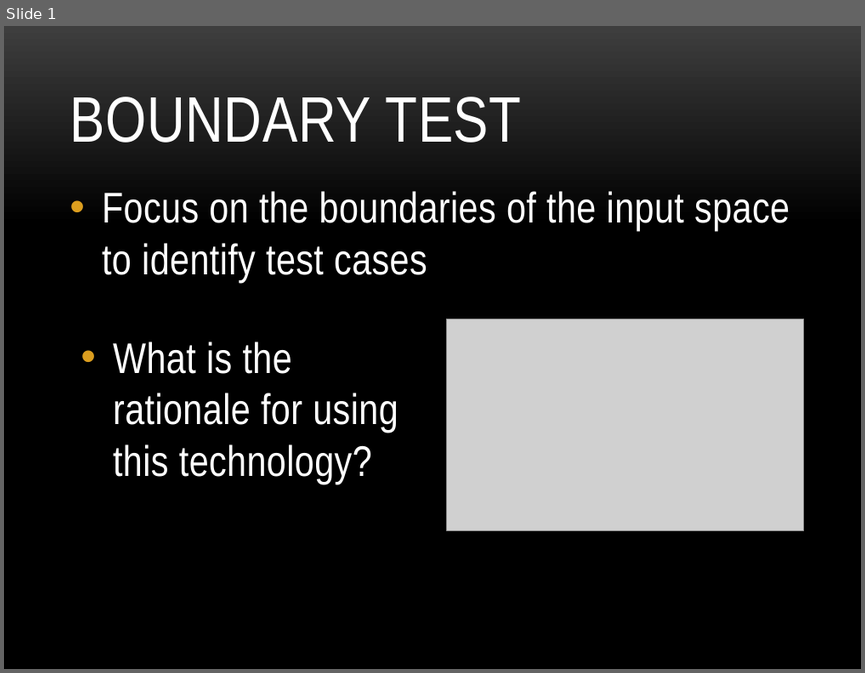
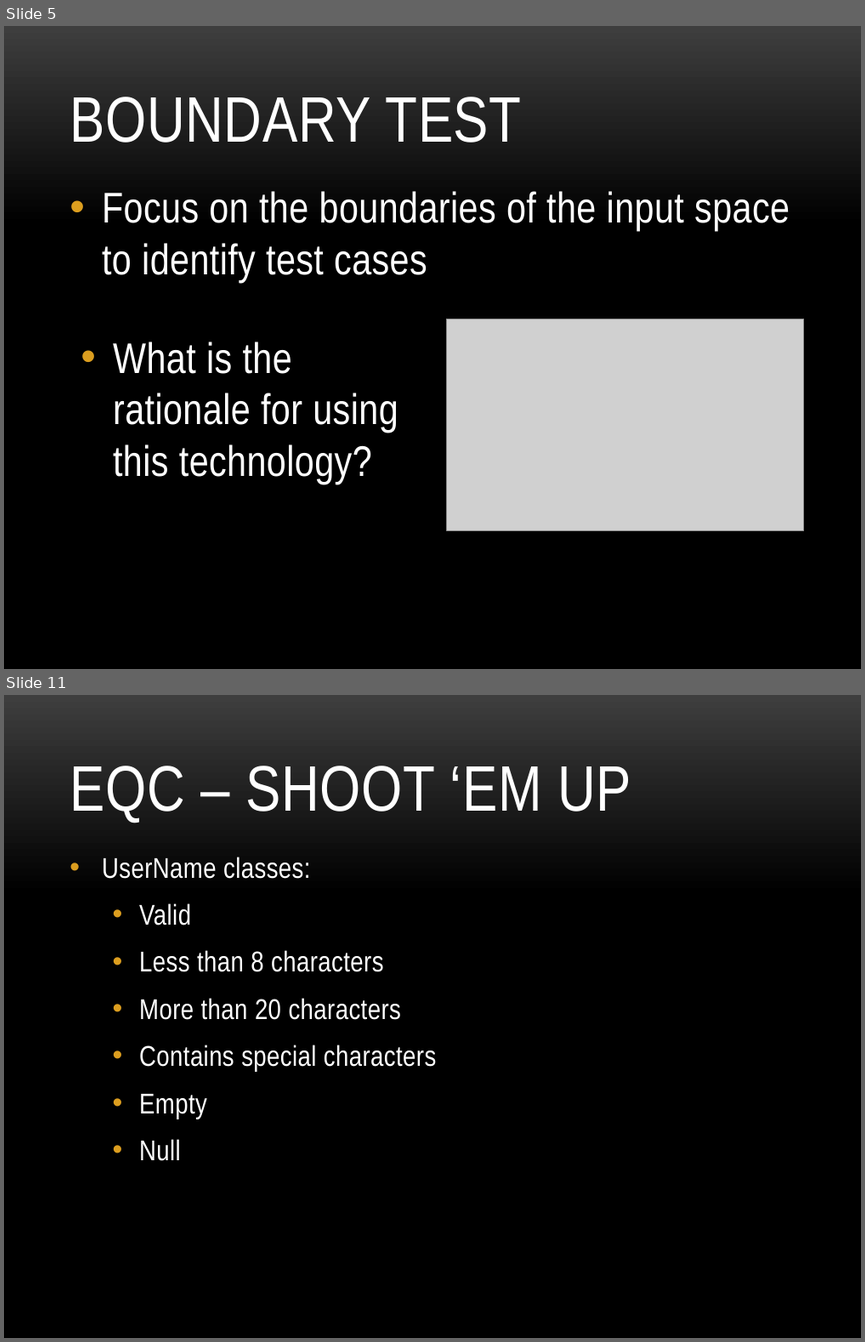
Before and after one commit to khoanguyen/UnitTestDemo, a slide deck: UnitTest.pptx. Shown one above the other, each under a label of ours: slide 1 before the commit, slides 5 and 11 after it; the slides between them are not shown. The pictures are 865x673 and 865x1342 pixels, drawn with LibreOffice and Linux fonts; fonts in the diff are those of the drawing; grey boxes stand for pictures; background and template pictures are left out. Boxes give left, top, right and bottom in pixels: in the first picture for what was removed or moved away, otherwise in the second. Text is boxed around its words. In the diff, an @@ line names an element or a change of style, - is before the commit and + after.

```diff
--- a/UnitTest.pptx
+++ b/UnitTest.pptx
@@ slide 11 added at (x1=4, y1=695, x2=861, y2=1338), background picture (left out) @@
@@ title added at (x1=69, y1=766, x2=631, y2=823), 54 pt, text #FFFFFF @@
+EQC – SHOOT ‘EM UP
@@ text added at (x1=102, y1=857, x2=436, y2=1161), 24 pt, text #FFFFFF @@
+• UserName classes:
+  • Valid
+  • Less than 8 characters
+  • More than 20 characters
+  • Contains special characters
+  • Empty
+  • Null
@@ what was slide 1 is now slide 5 @@
```
Also in this commit, not shown: 2 slides changed, 13 other slides added, 1 slide removed.
